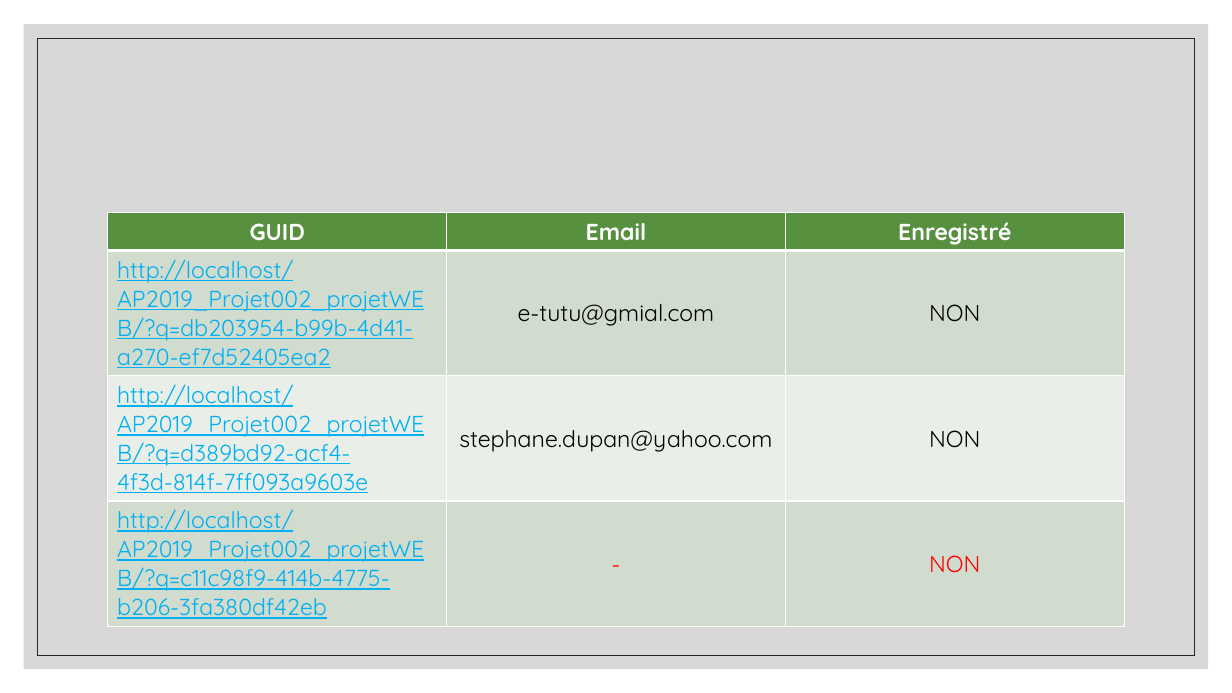
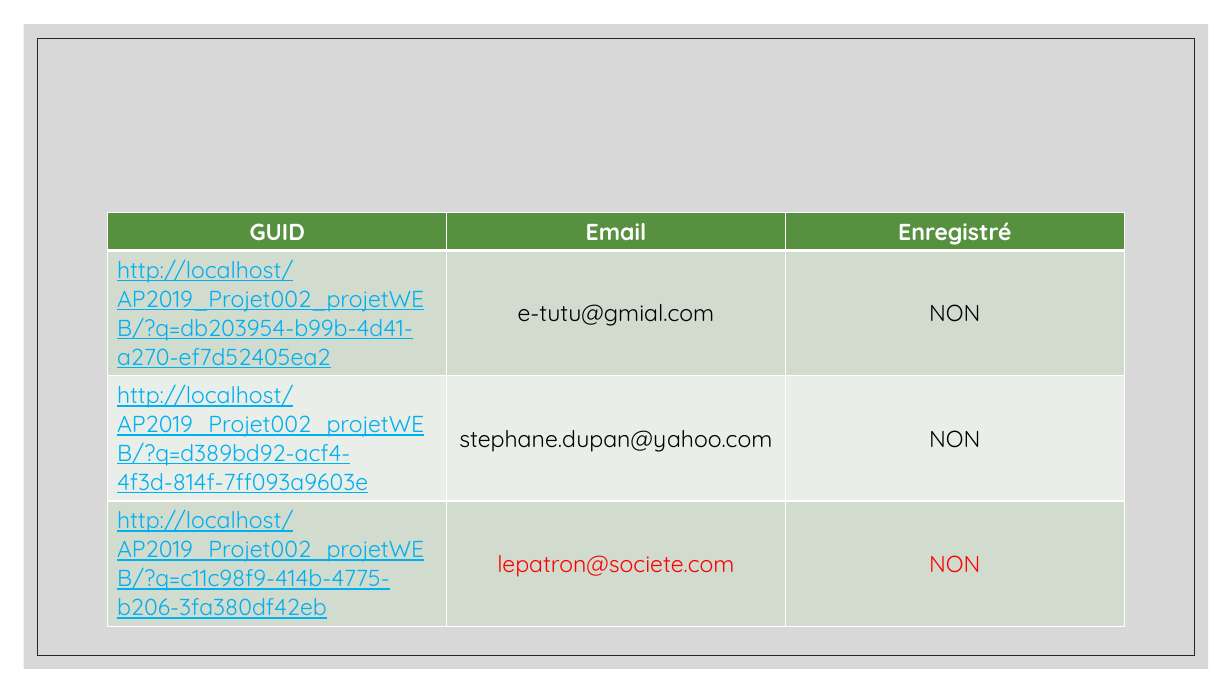
Before and after one commit to Tinquen59/AP2019_Projet002_projetWEB, a slide deck: slide 19 of plus/Formulaire_Connectlife.pptx (slide 20 before the commit). Drawn at 1232x693 pixels with LibreOffice and Linux fonts; fonts in the diff are those of the drawing; background and template pictures are left out. Boxes give left, top, right and bottom in pixels: in the first picture for what was removed or moved away, otherwise in the second. Text is boxed around its words. In the diff, an @@ line names an element or a change of style, - is before the commit and + after.

```diff
--- a/plus/Formulaire_Connectlife.pptx
+++ b/plus/Formulaire_Connectlife.pptx
@@ table at <box>108,213,1126,623</box> @@
-row 4, column 2: -
+row 4, column 2: lepatron@societe.com
```
Also in this commit, not shown: 6 other slides changed, 1 slide added, 1 slide removed, 4 other files.
